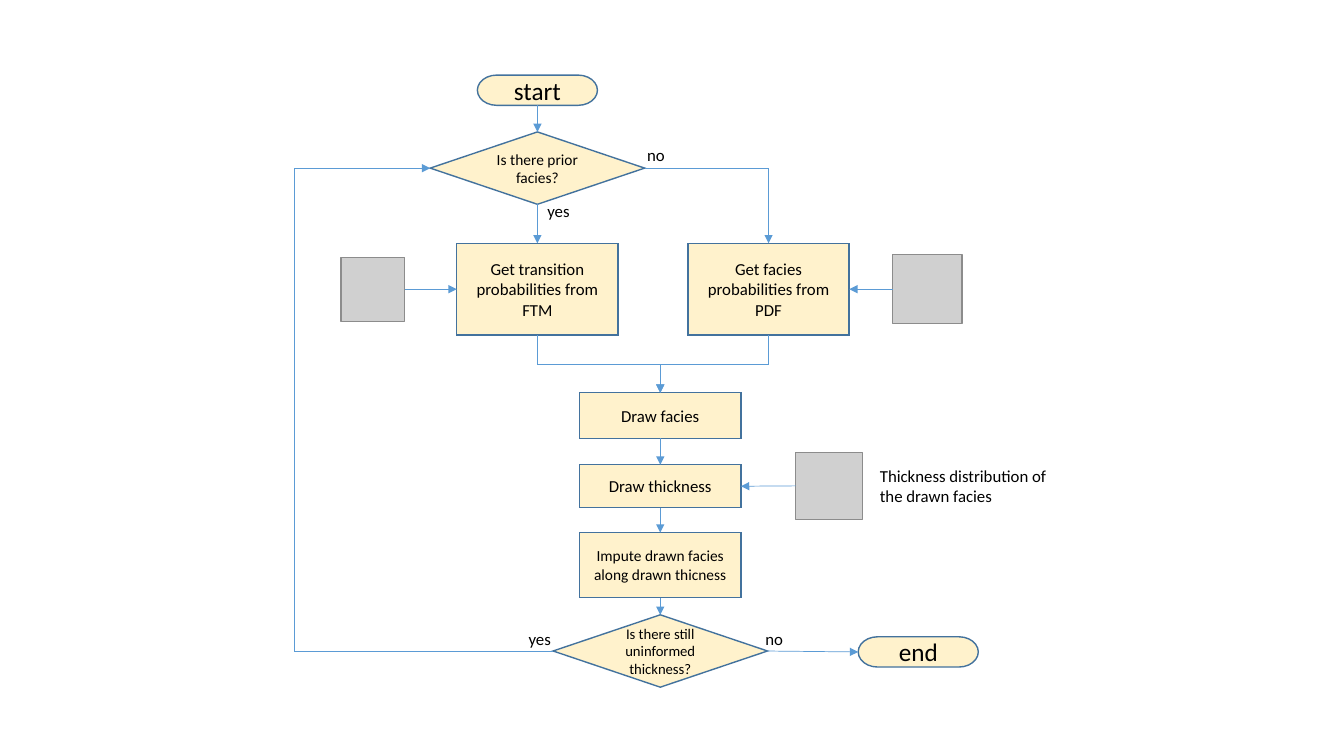
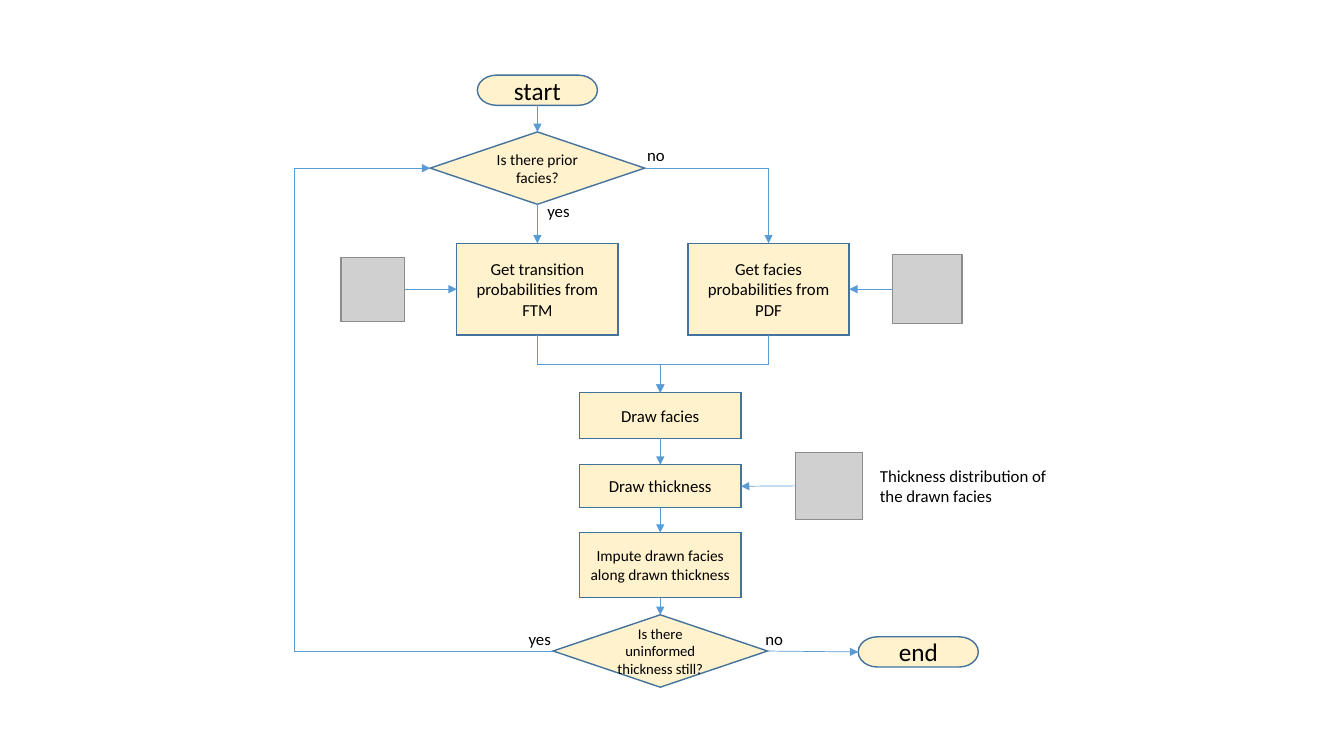
Before and after one commit to PauloCarvalhoRJ/gammaray, a slide deck: slide 30 of docs/figures.pptx. Drawn at 1344x756 pixels with LibreOffice and Linux fonts; fonts in the diff are those of the drawing; grey boxes stand for pictures. Boxes give left, top, right and bottom in pixels: in the first picture for what was removed or moved away, otherwise in the second. Text is boxed around its words. In the diff, an @@ line names an element or a change of style, - is before the commit and + after.

```diff
--- a/docs/figures.pptx
+++ b/docs/figures.pptx
@@ text in rectangle at (x1=591, y1=550, x2=729, y2=583): text changed @@
-Impute drawn facies along drawn thicness
+Impute drawn facies along drawn thickness
@@ text in diamond at (x1=617, y1=629, x2=703, y2=679): text changed @@
-Is there still uninformed thickness?
+Is there uninformed thickness still?
```
Also in this commit, not shown: 1 other file.
